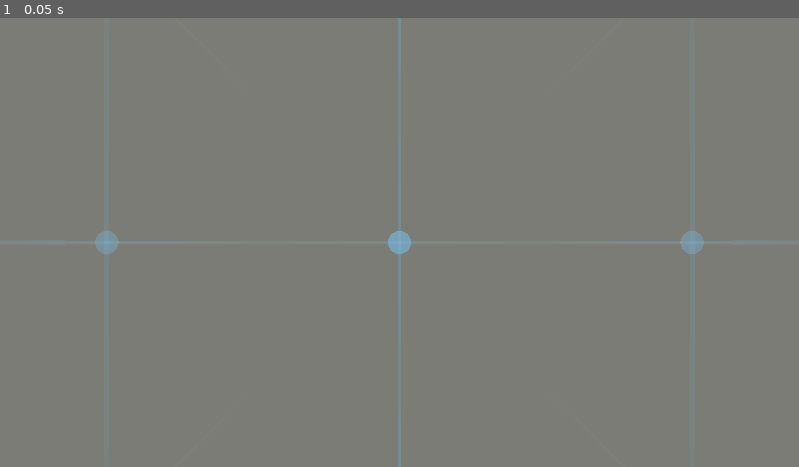
Above: before the commit, frame 1.
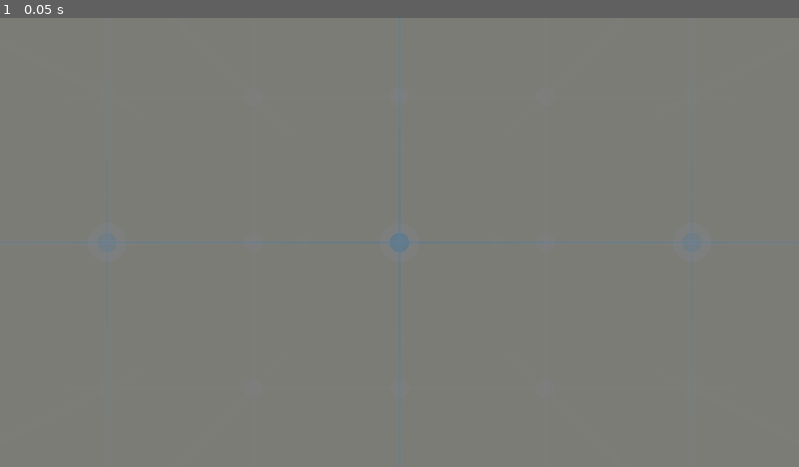
Above: after the commit, the same moment.

Repository: V-Sekai/xr-grid
Game: Godot game, scene res://main.tscn
Two runs of this game, one before a commit and one after it. Both use one fixed random seed, a clock stepped at 60 frames per second and the inputs below.
Inputs:
- Up to frame 1 (0.05 s): no input

The runs differ from the first frame. In frame 1, 0.3% of the frame differs, in the area x 11-89%, y 47-53%.

Commit message:
Have only two colours for the grid.

Diff:
--- a/main.tscn
+++ b/main.tscn
@@ -223,8 +223,7 @@
 [sub_resource type="PlaneMesh" id="PlaneMesh_skpai"]
 
 [sub_resource type="Gradient" id="Gradient_dqq8l"]
-offsets = PackedFloat32Array(0, 0.539301, 1)
-colors = PackedColorArray(0.223529, 0.243137, 0.439216, 0.513726, 0.470588, 0.8, 1, 0.513726, 1, 0.649035, 0.630434, 0.513726)
+colors = PackedColorArray(0, 0.388235, 0.556863, 0.513726, 1, 0.649035, 0.630434, 0.513726)
 
 [sub_resource type="GradientTexture1D" id="GradientTexture1D_nbrpf"]
 gradient = SubResource("Gradient_dqq8l")
@@ -306,6 +305,7 @@
 skeleton = NodePath("../..")
 
 [node name="ProceduralGrid3D" parent="canvas" instance=ExtResource("6_yejl2")]
+transform = Transform3D(0.6, 0, 0, 0, 0.6, 0, 0, 0, 0.6, 0, 0, 0)
 level_color = SubResource("GradientTexture1D_nbrpf")
 FOCUS_NODE = NodePath("../../XROrigin3D/hand_right/focus")
 
